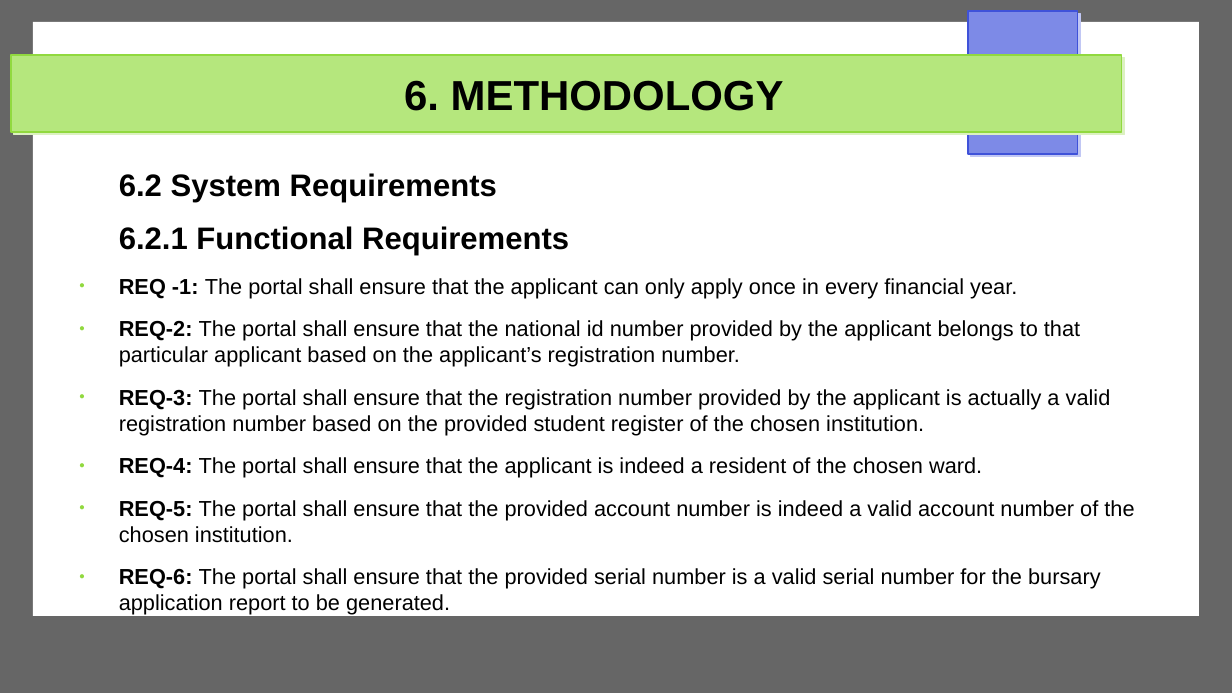
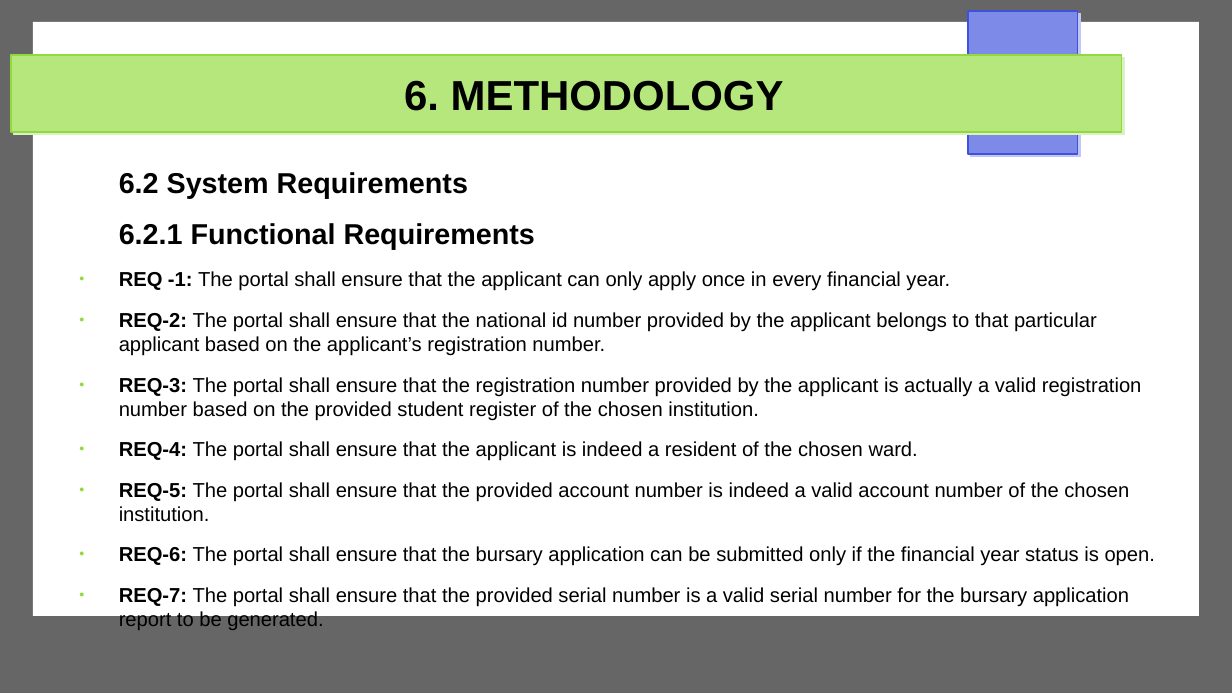
Before and after one commit to Michael-Otieno-Kasuku/Mashinani, a slide deck: slide 20 of docs/proposal/mashinani.odp. Drawn at 1232x693 pixels with LibreOffice and Linux fonts; fonts in the diff are those of the drawing. Boxes give left, top, right and bottom in pixels: in the first picture for what was removed or moved away, otherwise in the second. Text is boxed around its words. In the diff, an @@ line names an element or a change of style, - is before the commit and + after.

Commit message:
financial year status added

```diff
--- a/docs/proposal/mashinani.odp
+++ b/docs/proposal/mashinani.odp
@@ text at bbox=[119, 172, 1142, 522]: size 20 to 18.5 pt in "6.2 System Requirements", "6.2.1 Functional Requirements"; size 14 to 12.9 pt in "REQ -1: The portal shall ensure that ...", "REQ-2: The portal shall ensure that the ...", "REQ-3: The portal shall ensure that the ...", "REQ-4: The portal shall ensure that the ..." and 1 more places @@
@@ text at bbox=[119, 546, 1155, 607]: text changed; size 14 to 12.9 pt @@
-● REQ-6: The portal shall ensure that the provided serial number is a valid serial number for the bursary application report to be generated.
+● REQ-6: The portal shall ensure that the bursary application can be submitted only if the financial year status is open.
+● REQ-7: The portal shall ensure that the provided serial number is a valid serial number for the bursary application report to be generated.
```
Also in this commit, not shown: 4 other files.
